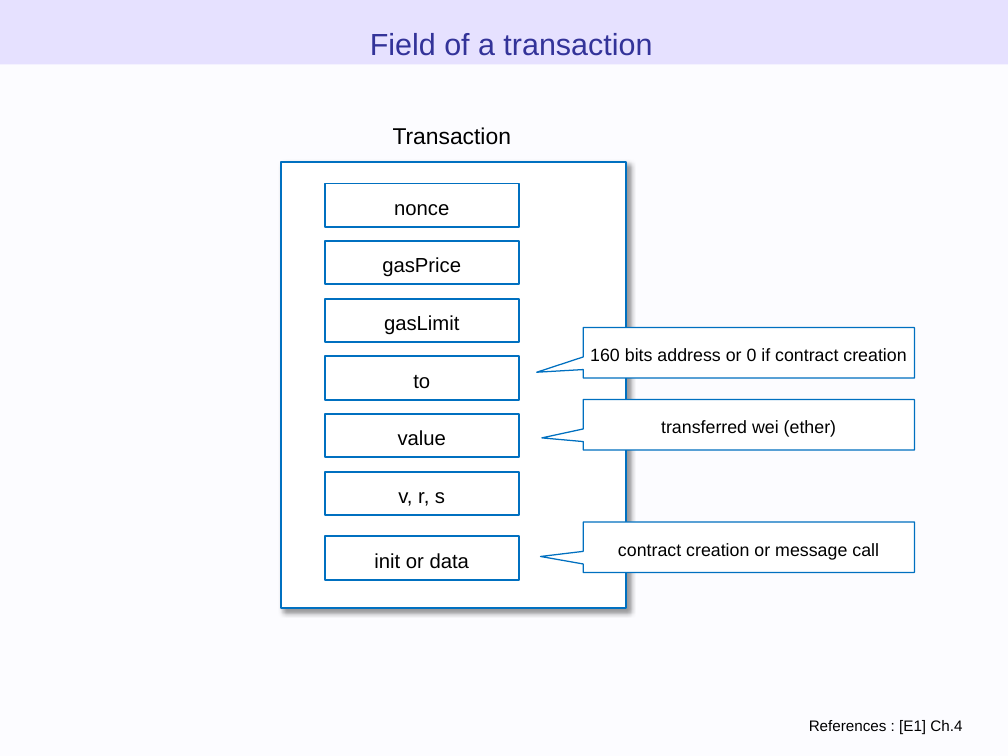
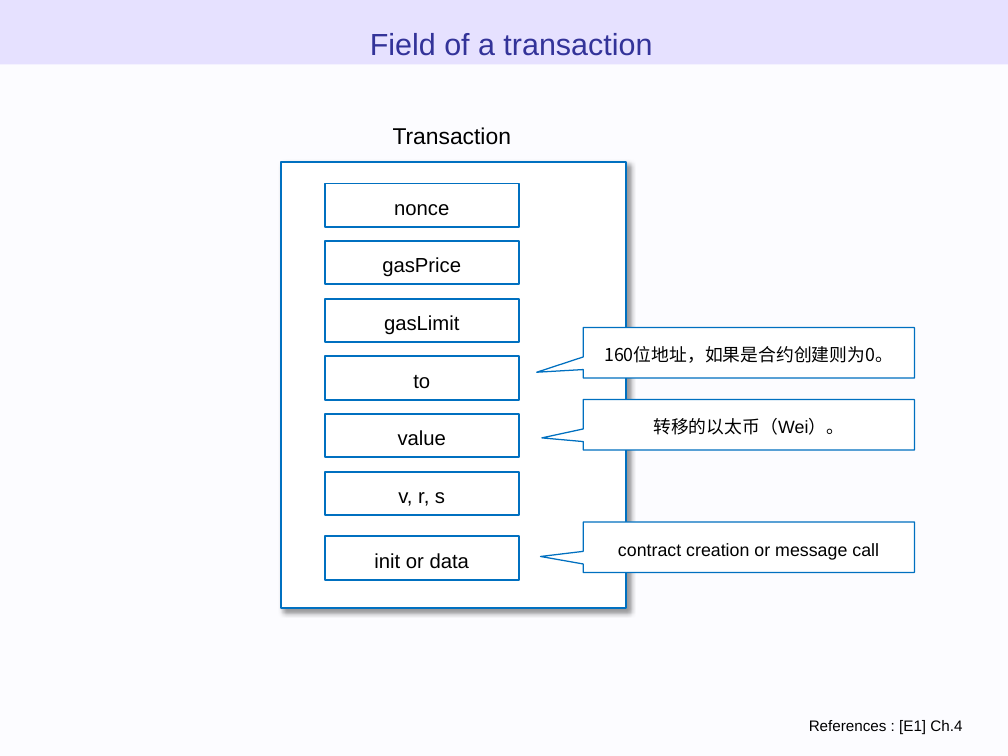
Before and after one commit to WTNO/Evm_Js_Learning, a slide deck: slide 28 of ethereum_evm_illustrated - 翻译.pptx. Drawn at 1008x756 pixels with LibreOffice and Linux fonts; fonts in the diff are those of the drawing. Boxes give left, top, right and bottom in pixels: in the first picture for what was removed or moved away, otherwise in the second. Text is boxed around its words. In the diff, an @@ line names an element or a change of style, - is before the commit and + after.

Commit message:
以太坊虚拟机图 blockchain、world state、account、transaction

```diff
--- a/ethereum_evm_illustrated - 翻译.pptx
+++ b/ethereum_evm_illustrated - 翻译.pptx
@@ text in speech box at (604, 346, 893, 363): text changed; font Arial to Noto Sans CJK JP @@
-160 bits address or 0 if contract creation
+160位地址，如果是合约创建则为0。
@@ text in speech box at (653, 418, 844, 435): text changed @@
-transferred wei (ether)
+转移的以太币（Wei）。
```
Also in this commit, not shown: 9 other slides changed.
